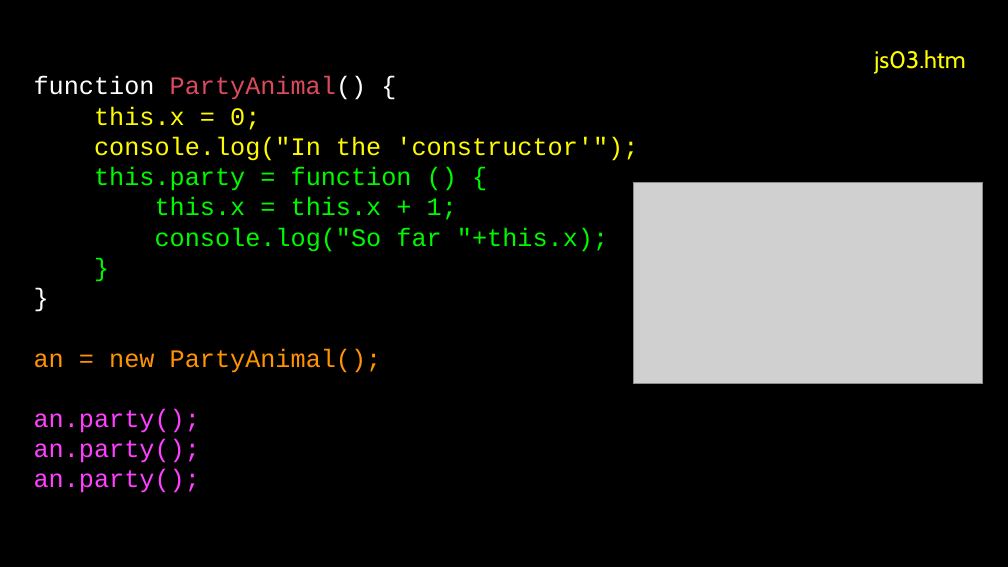
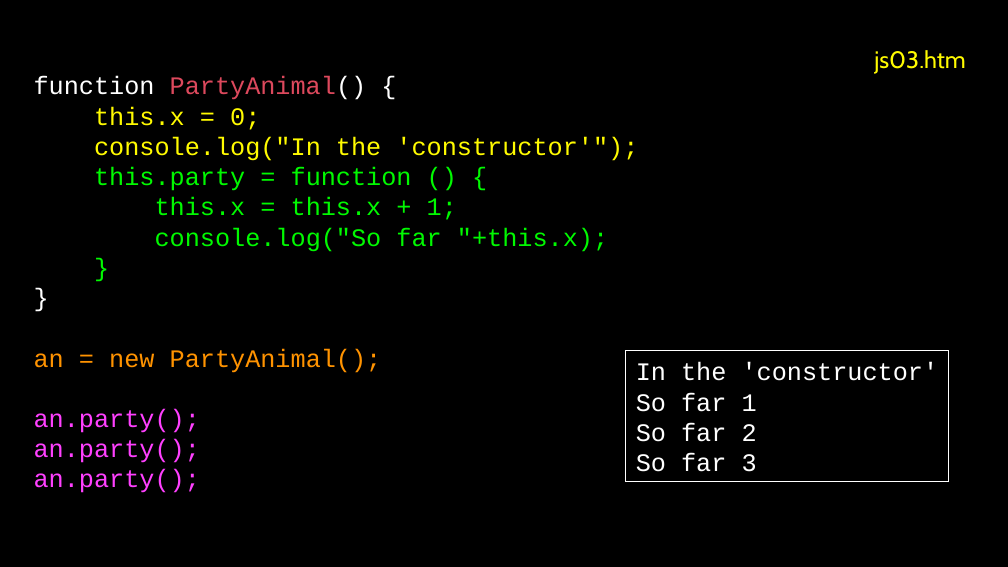
Before and after one commit to csev/dj4e, a slide deck: slide 14 of lectures/JS-02-JavaScript-Objects.ppt. Drawn at 1008x567 pixels with LibreOffice and Linux fonts; fonts in the diff are those of the drawing; grey boxes stand for pictures. Boxes give left, top, right and bottom in pixels: in the first picture for what was removed or moved away, otherwise in the second. Text is boxed around its words. In the diff, an @@ line names an element or a change of style, - is before the commit and + after.

Commit message:
Updates

```diff
--- a/lectures/JS-02-JavaScript-Objects.ppt
+++ b/lectures/JS-02-JavaScript-Objects.ppt
@@ picture removed at [633, 182, 983, 384] @@
@@ rectangle added at [626, 351, 949, 482], outline #FFFFFF 0.74 pt, 18 pt, text #FFFFFF @@
+In the 'constructor'
+So far 1
+So far 2
+So far 3
```
Also in this commit, not shown: 3 other slides changed.
